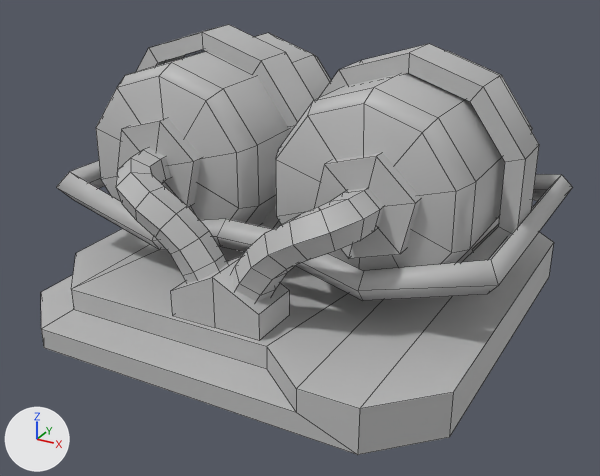
A saved change to the FBX model Flaming Toast/UnityProject/FinalProject/Assets/Meshes/Systems_001_Interior_001_Oxygen.fbx.
Rendered twice from a 50 mm camera at (3.55, 9.12, 1.7) aimed at (1.99, 11.96, 0.28). Lighting does not change. The marker at lower left points along +X, +Y and +Z. Mesh edges are drawn as thin lines. Where no turn or scale is listed for an object, it has been applied to the vertices.

The scene before the commit, as lines of its bpy script (objects in view):
```python
me_mesh = bpy.data.meshes.new('Mesh')
me_mesh.from_pydata(...)  # 440 vertices, 391 faces; spans x -1.96..-0.04, y 0.1..2.06, z 0.0..1.11
me_mesh.materials.append(mat_lambert1)  # grey #bcbcbc
ob_systems_001_interior_001_oxygen = bpy.data.objects.new('Systems_001_Interior_001_Oxygen', me_mesh)
ob_systems_001_interior_001_oxygen.location = (3.0, 11.0, 0.0)
```
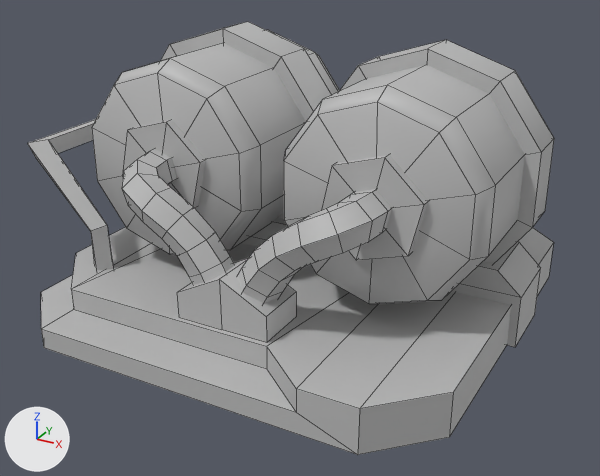
Where the change shows, as pixel boxes (x1, y1, x2, y2) in the pictures (600 x 476 px; the box of a moved part takes in the faces that stretch with it):
'Systems_001_Interior_001_Oxygen', reshaped: before (41, 24, 572, 455); after (27, 21, 554, 455)
part 1 of me_mesh, moved or reshaped: before (116, 148, 228, 283); after (238, 189, 392, 303)
part 2 of me_mesh, moved or reshaped: before (276, 51, 532, 271); after (284, 65, 525, 304)
part 3 of me_mesh, moved or reshaped: before (96, 33, 331, 226); after (92, 30, 340, 255)
part 4 of me_mesh, moved or reshaped: before (136, 24, 539, 262); after (161, 21, 554, 264)
part 5 of me_mesh, moved or reshaped: before (171, 256, 289, 341); after (177, 258, 296, 343)
part 6 of me_mesh, rebuilt: before (314, 153, 421, 259); after (321, 155, 428, 260)
part 7 of me_mesh, rebuilt: before (117, 118, 201, 207); after (122, 120, 205, 208)
part 8 of me_mesh, added: after (27, 119, 113, 271)
part 9 of me_mesh, cut back: before (57, 160, 572, 301); after (122, 149, 541, 347)

What the commit changed:
me_mesh is used by ob_systems_001_interior_001_oxygen; location (3.0, 11.0, 0.0).
me_mesh had 440 vertices, 391 faces and spanned x -1.96..-0.04, y 0.1..2.06, z 0.0..1.11.
me_mesh now has 418 vertices, 360 faces and spans x -2.05..-0.07, y 0.1..2.06, z 0.0..1.11.
me_mesh part 1: the loose piece of 54 vertices spanning x -1.53..-1.01, y 0.3..0.6, z 0.27..0.72 is mirrored in x about its middle, then moved by (0.57, 0.0, 0.0).
me_mesh part 2: the loose piece of 42 vertices spanning x -0.95..-0.2, y 0.61..1.5, z 0.23..1.03 is scaled about its middle by (1.04, 1, 1.04), then moved by (0.05, -0.01, 0.0).
me_mesh part 3: the loose piece of 42 vertices spanning x -1.8..-1.05, y 0.61..1.5, z 0.23..1.03 is scaled about its middle by (1.04, 1, 1.04), then moved by (0.01, -0.01, 0.0).
me_mesh part 4: the loose piece of 68 vertices spanning x -1.9..-0.1, y 0.94..1.13, z 0.25..1.11 is moved by (0.03, 0.11, 0.0).
me_mesh part 5: the loose piece of 12 vertices spanning x -1.19..-0.81, y 0.3..0.51, z 0.18..0.38 is moved by (0.03, 0.0, 0.0).
me_mesh part 6: the loose piece of 14 vertices spanning x -0.74..-0.36, y 0.57..0.72, z 0.44..0.83 is rebuilt with 13 vertices and now spans x -0.71..-0.33, y 0.57..0.72, z 0.44..0.83.
me_mesh part 7: the loose piece of 14 vertices spanning x -1.64..-1.26, y 0.57..0.72, z 0.44..0.83 is rebuilt with 13 vertices and now spans x -1.61..-1.23, y 0.57..0.72, z 0.44..0.83.
me_mesh part 8: a new loose piece of 24 vertices spanning x -2.05..-1.65, y 0.46..1.76, z 0.16..0.69, in mat_lambert1 (grey #bcbcbc).
Part 9, on me_mesh:
109 vertices are removed from x -1.96..-0.04, y 0.3..1.73, z 0.23..0.72.
104 faces are deleted.
48 vertices are added at x -1.93..-0.07, y 0.3..0.99, z 0.0..0.72.
6 new vertices lie (0.0, 0.3, 0.0) away from vertices in x -1.93..-0.07, y 0.99, z 0.0..0.31.
6 new vertices lie (0.0, 0.06, 0.0) away from vertices in x -1.5..-1.34, y 0.54, z 0.55..0.72.
5 new vertices lie (0.07, -0.03, 0.04) away from vertices in x -1.15..-1.07, y 0.35..0.49, z 0.28..0.44.
65 new faces join them.
